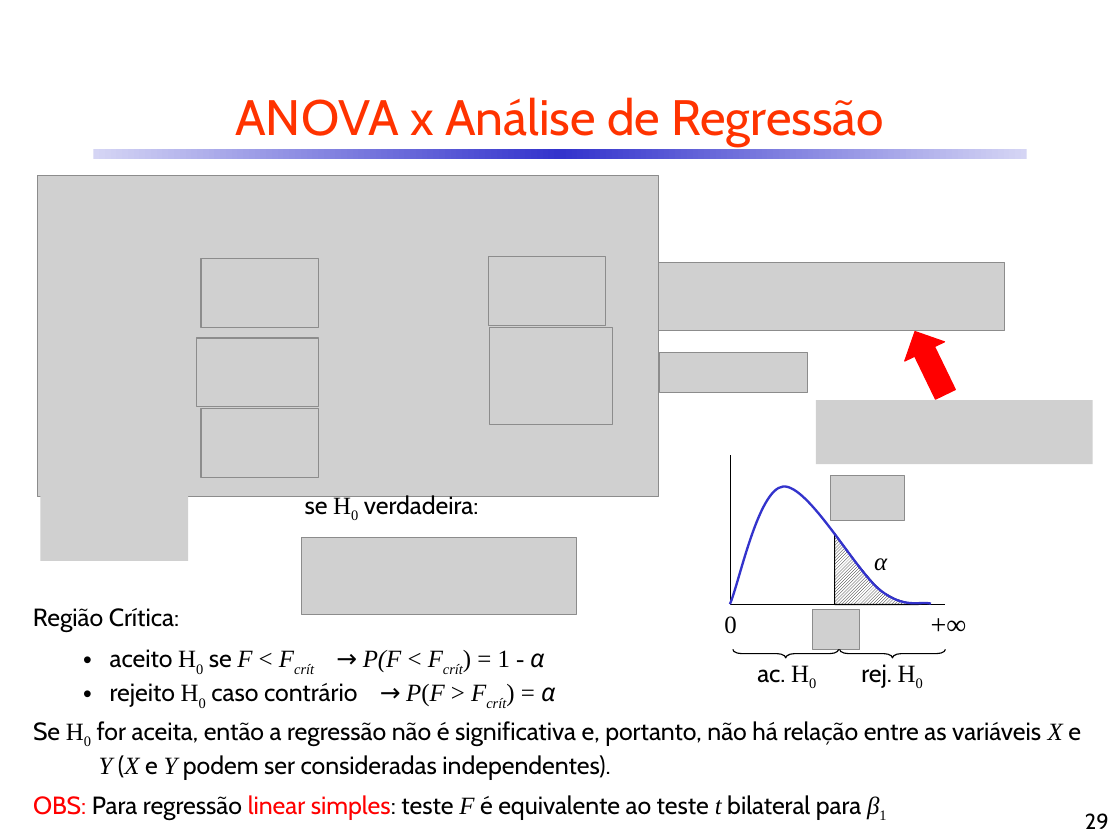
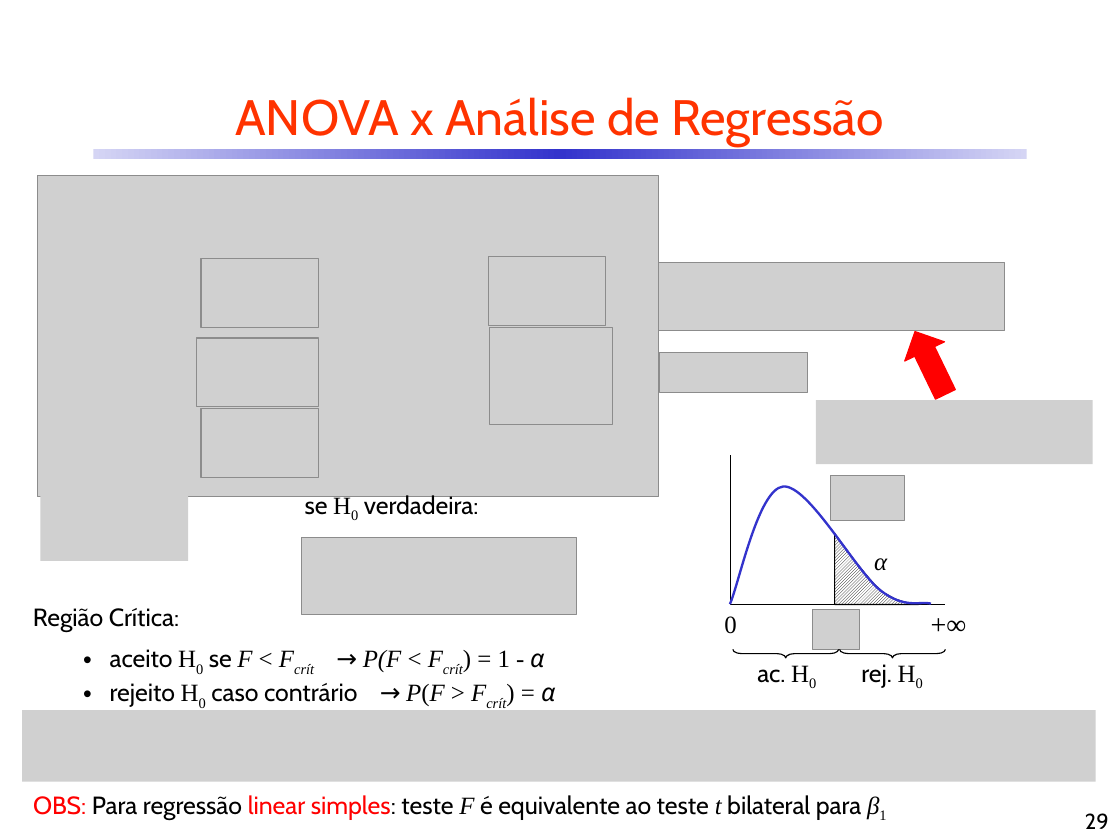
Before and after one commit to CDRenno/Estatistica, a slide deck: slide 29 of ppt/10ARegr.pptx. Drawn at 1120x840 pixels with LibreOffice and Linux fonts; fonts in the diff are those of the drawing; grey boxes stand for pictures. Boxes give left, top, right and bottom in pixels: in the first picture for what was removed or moved away, otherwise in the second. Text is boxed around its words. In the diff, an @@ line names an element or a change of style, - is before the commit and + after.

```diff
--- a/ppt/10ARegr.pptx
+++ b/ppt/10ARegr.pptx
@@ picture added at <box>22,710,1096,782</box> @@
@@ text removed at <box>33,721,1081,779</box> @@
-Se H0 for aceita, então a regressão não é significativa e, portanto, não há relação entre as variáveis X e Y (X e Y podem ser consideradas independentes).
```
Also in this commit, not shown: 23 other slides changed, 1 slide added, 1 other file.
